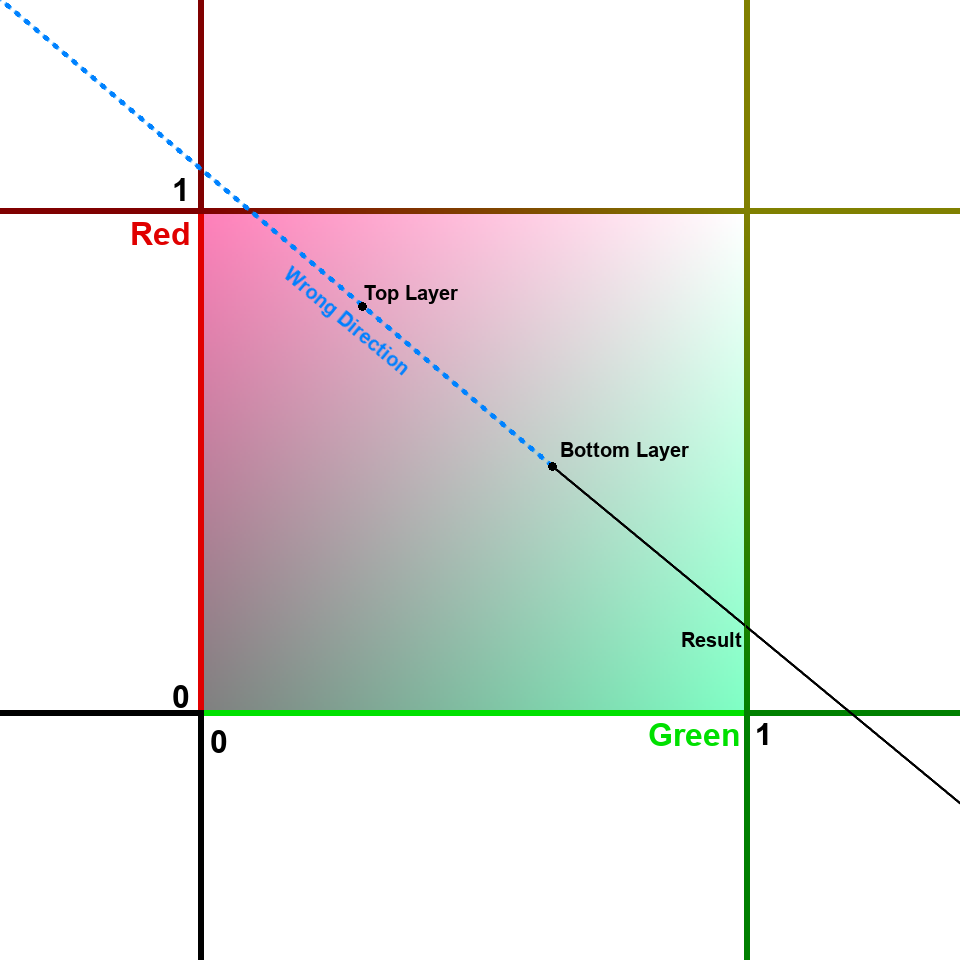
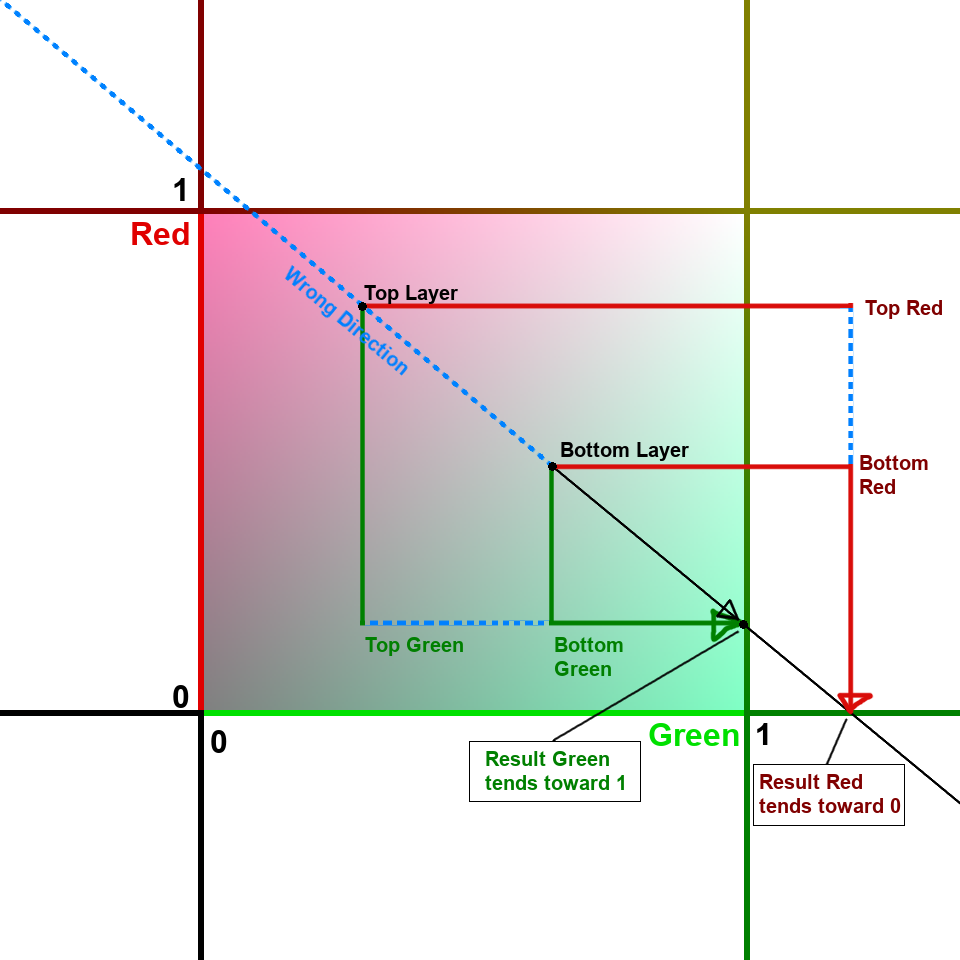
Layer changes from the first w=960, h=960 image to the second:
hid "Result #1" over [682, 632, 742, 647]
showed group "Solution" (1 layers) over [715, 599, 748, 629]
added group "Coordinates" with 7 layers in group "Extrapolation" over [360, 300, 942, 826]
added layer "Result Green ..." in group "Coordinates" over [485, 751, 624, 790]
added layer "Result Red ..." in group "Coordinates" over [759, 774, 901, 813]
added layer "Bottom Green" in group "Coordinates" over [554, 637, 623, 676]
added layer "Top Red" in group "Coordinates" over [865, 300, 942, 319]
added layer "Top Green" in group "Coordinates" over [365, 637, 463, 656]
added layer "Bottom Red" in group "Coordinates" over [860, 455, 928, 494]
added layer "Coordinates lines" in group "Coordinates" over [360, 303, 905, 826]
painted on "Line of solutions" over [548, 464, 746, 628]
